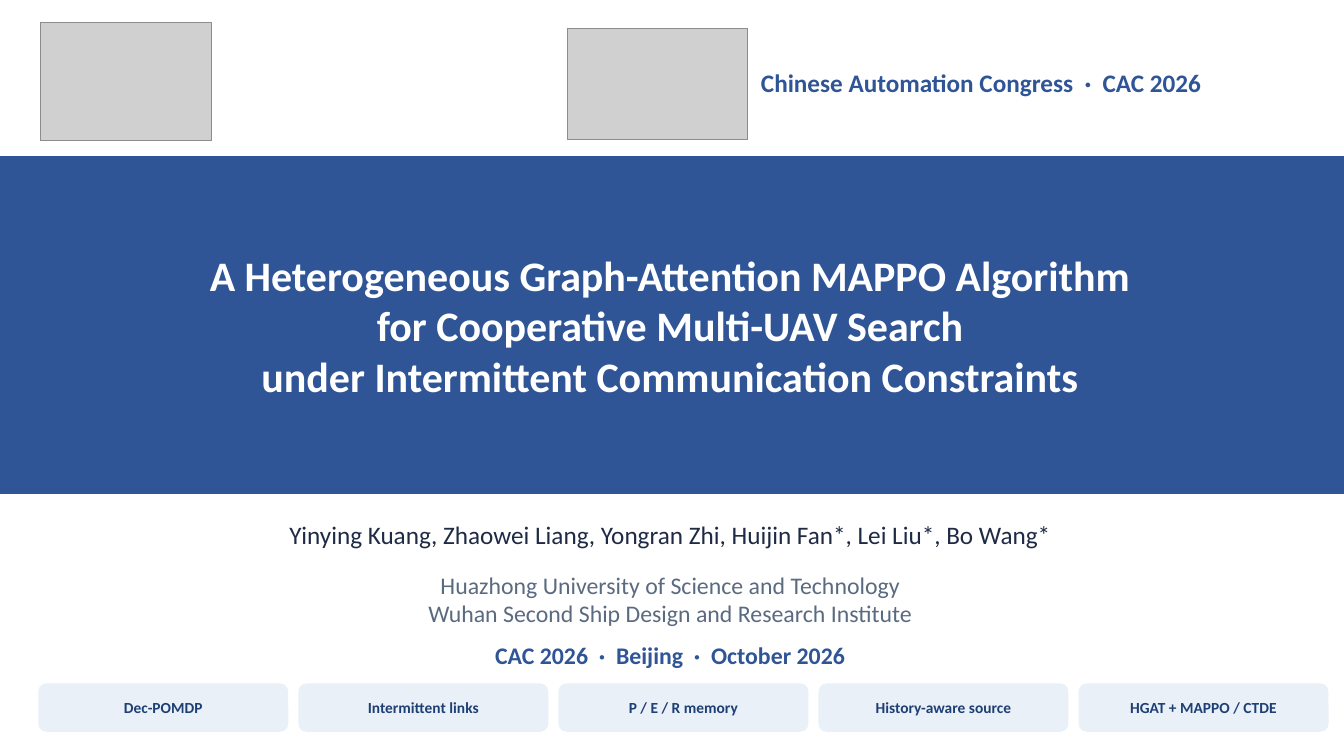
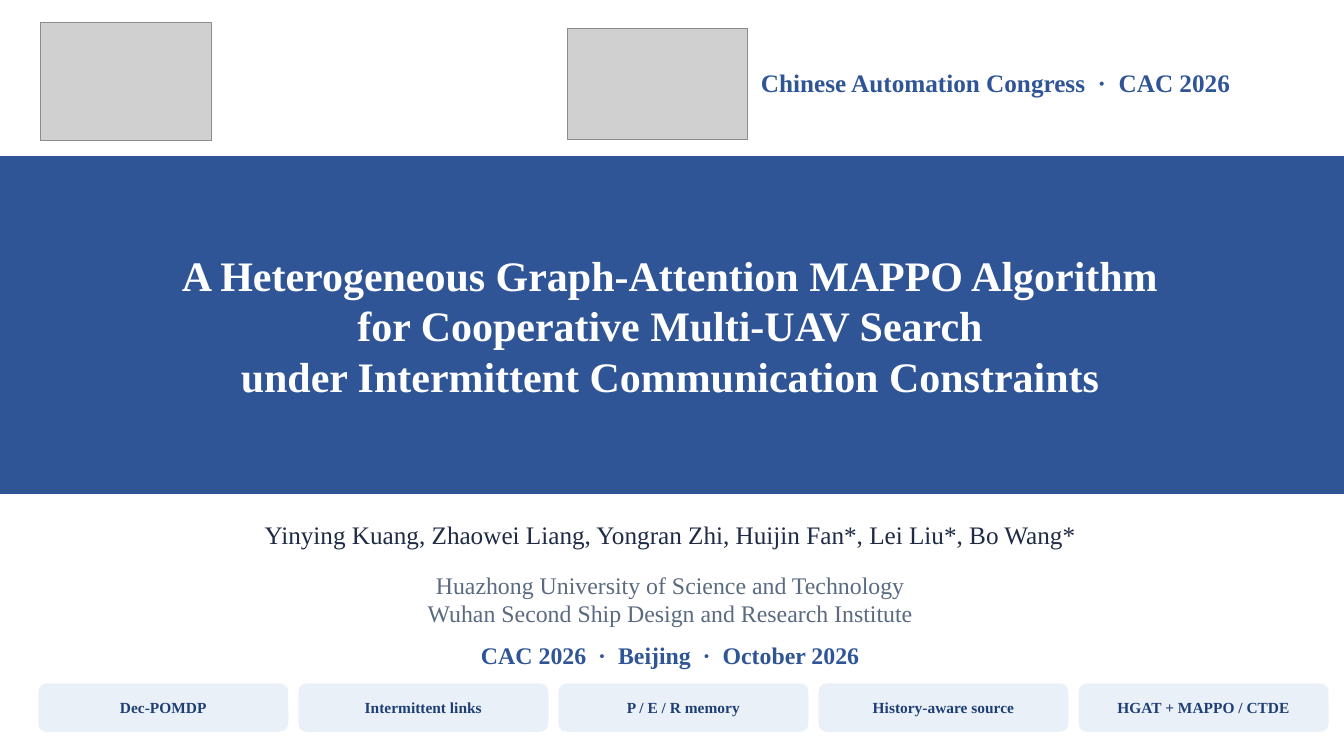
Before and after one commit to kuangyinying039/uav-swarm, a slide deck: slide 1 of presentations/IC-HGAT-MAPPO_CAC2026.pptx. Drawn at 1344x756 pixels with LibreOffice and Linux fonts; fonts in the diff are those of the drawing; grey boxes stand for pictures. Boxes give left, top, right and bottom in pixels: in the first picture for what was removed or moved away, otherwise in the second. Text is boxed around its words. In the diff, an @@ line names an element or a change of style, - is before the commit and + after.

```diff
--- a/presentations/IC-HGAT-MAPPO_CAC2026.pptx
+++ b/presentations/IC-HGAT-MAPPO_CAC2026.pptx
@@ font Calibri to Times New Roman in 10 elements at (761, 74, 1229, 98), (182, 262, 1157, 393), (265, 526, 1075, 550), (428, 577, 912, 627), (481, 647, 859, 669), (120, 703, 206, 713), (365, 702, 482, 713), (627, 703, 740, 717), (873, 702, 1014, 717), (1117, 703, 1290, 713) @@
```
Also in this commit, not shown: 12 other slides changed, 23 other files.
